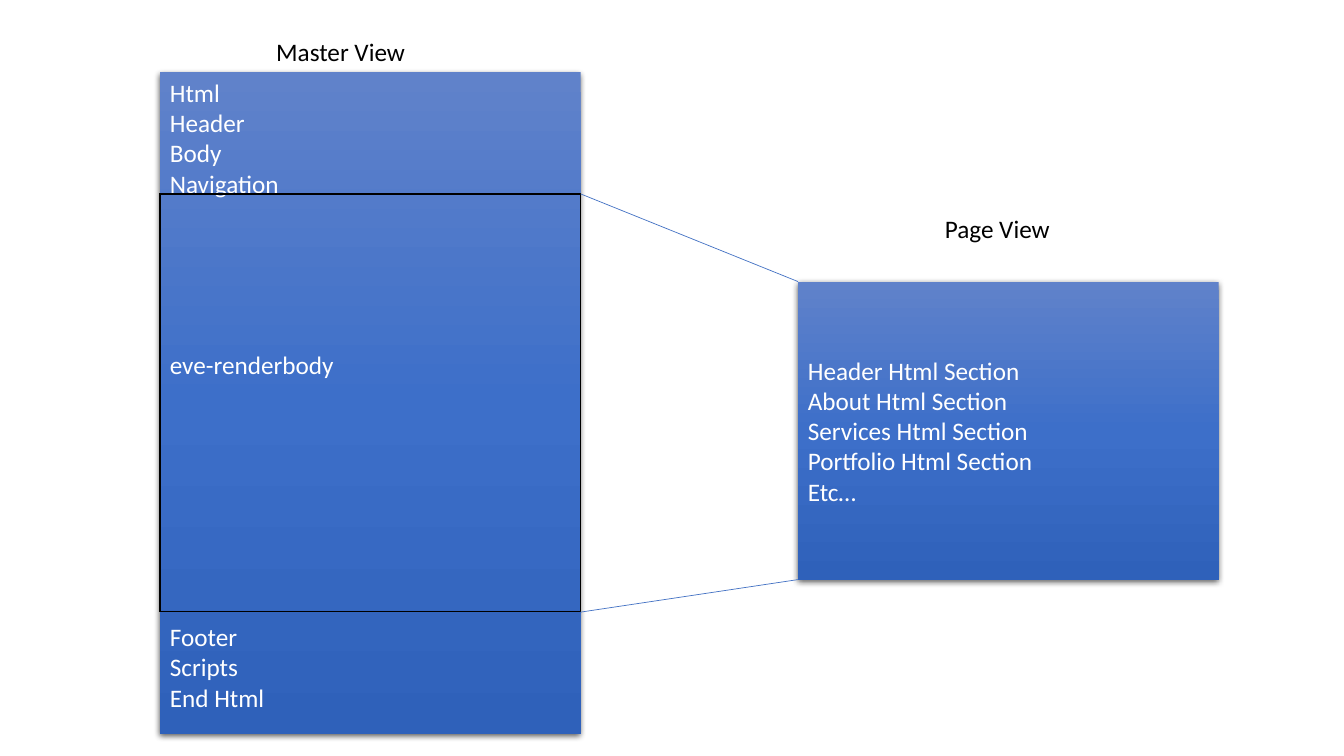
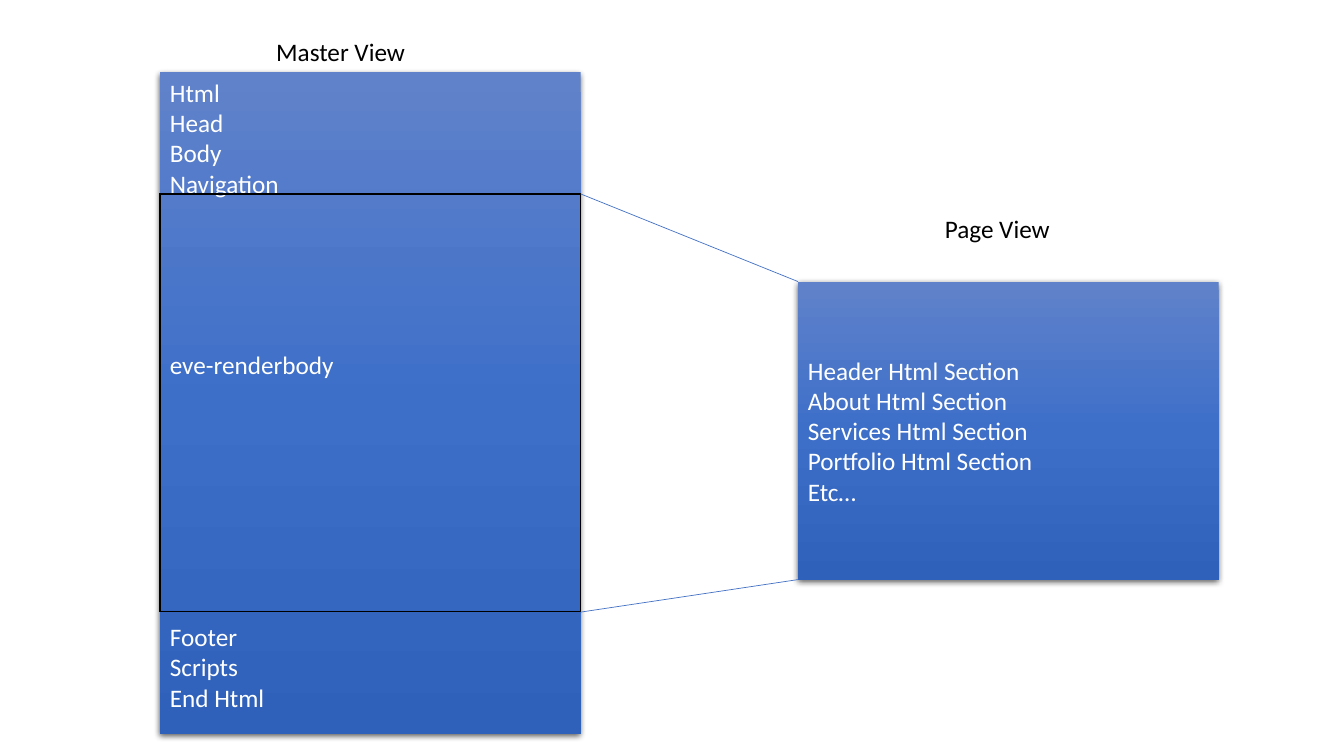
Before and after one commit to baloghp/EV5.MVC, a slide deck: slide 1 of EV5/EV5.Samples.ViewEngine/Assets/Tutorial/ViewStructure.pptx. Drawn at 1344x756 pixels with LibreOffice and Linux fonts; fonts in the diff are those of the drawing. Boxes give left, top, right and bottom in pixels: in the first picture for what was removed or moved away, otherwise in the second. Text is boxed around its words. In the diff, an @@ line names an element or a change of style, - is before the commit and + after.

```diff
--- a/EV5/EV5.Samples.ViewEngine/Assets/Tutorial/ViewStructure.pptx
+++ b/EV5/EV5.Samples.ViewEngine/Assets/Tutorial/ViewStructure.pptx
@@ text in rectangle at <box>170,114,223,166</box>: text changed @@
-Header
-Body
+Head
+Body
```
Also in this commit, not shown: 2 other slides changed, 2 slides added, 49 other files.
